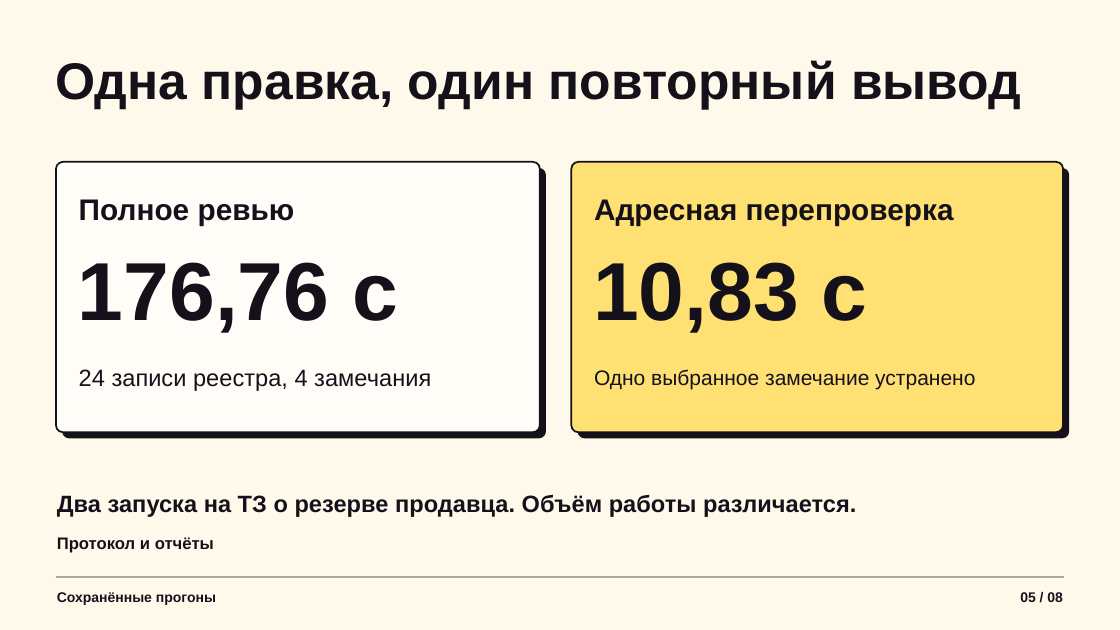
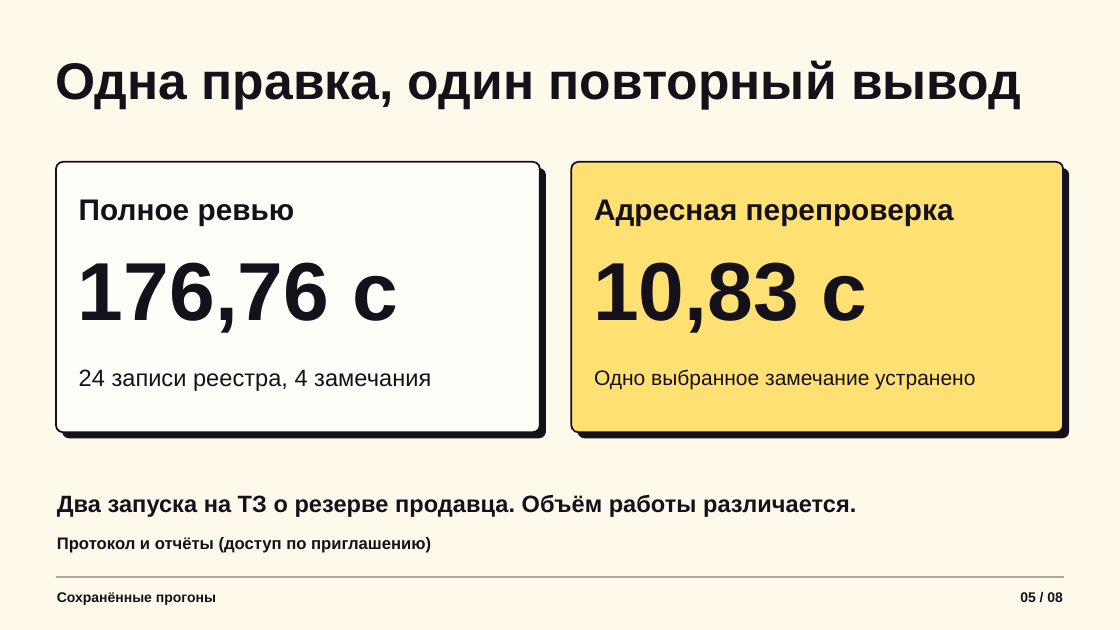
Before and after one commit to gojosatorukz/bcc-requirements-reviewer, a slide deck: slide 5 of presentation/bcc-pitch.pptx. Drawn at 1120x630 pixels with LibreOffice and Linux fonts; fonts in the diff are those of the drawing. Boxes give left, top, right and bottom in pixels: in the first picture for what was removed or moved away, otherwise in the second. Text is boxed around its words. In the diff, an @@ line names an element or a change of style, - is before the commit and + after.

```diff
--- a/presentation/bcc-pitch.pptx
+++ b/presentation/bcc-pitch.pptx
@@ text at box(57, 537, 431, 553): text changed @@
-Протокол и отчёты
+Протокол и отчёты (доступ по приглашению)
```
Also in this commit, not shown: 2 other slides changed, 1 slide added, 1 slide removed.
